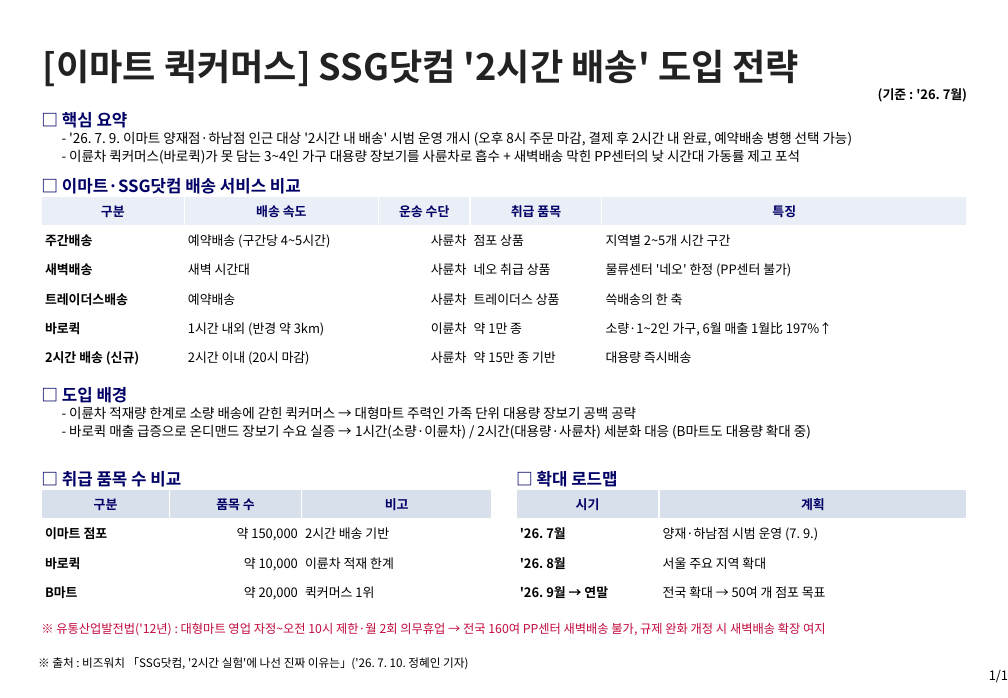
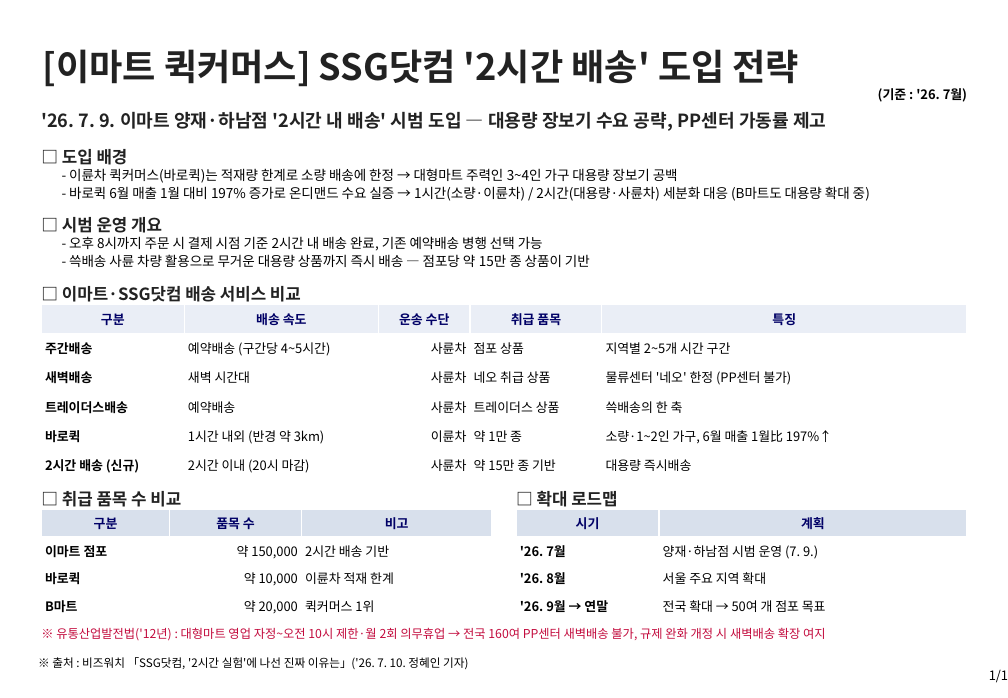
Before and after one commit to avoseed/web1, a slide deck: slide 1 of reports/ssg-quickcommerce-onepager.pptx. Drawn at 1008x698 pixels with LibreOffice and Linux fonts; fonts in the diff are those of the drawing. Boxes give left, top, right and bottom in pixels: in the first picture for what was removed or moved away, otherwise in the second. Text is boxed around its words. In the diff, an @@ line names an element or a change of style, - is before the commit and + after.

```diff
--- a/reports/ssg-quickcommerce-onepager.pptx
+++ b/reports/ssg-quickcommerce-onepager.pptx
@@ text at [41, 111, 826, 131]: text changed; size 13 to 14 pt; text colour #000066 to #222222 @@
-□ 핵심 요약
+'26. 7. 9. 이마트 양재·하남점 '2시간 내 배송' 시범 도입 — 대용량 장보기 수요 공략, PP센터 가동률 제고
@@ text colour #000066 to #222222 in 4 elements at [537, 490, 617, 507], [62, 491, 181, 507], [62, 286, 301, 302], [62, 149, 128, 165] @@
@@ text "□ 도입 배경": place and size @@
-text "□ 도입 배경" at [62, 387, 128, 403]
+text "□ 도입 배경" at [62, 149, 128, 165]
@@ text at [69, 168, 678, 183]: text changed @@
-- 이륜차 퀵커머스(바로퀵)가 못 담는 3~4인 가구 대용량 장보기를 사륜차로 흡수 + 새벽배송 막힌 PP센터의 낮 시간대 가동률 제고 포석
+- 이륜차 퀵커머스(바로퀵)는 적재량 한계로 소량 배송에 한정 → 대형마트 주력인 3~4인 가구 대용량 장보기 공백
@@ text at [69, 186, 870, 201]: text changed @@
-- 바로퀵 매출 급증으로 온디맨드 장보기 수요 실증 → 1시간(소량·이륜차) / 2시간(대용량·사륜차) 세분화 대응 (B마트도 대용량 확대 중)
+- 바로퀵 6월 매출 1월 대비 197% 증가로 온디맨드 수요 실증 → 1시간(소량·이륜차) / 2시간(대용량·사륜차) 세분화 대응 (B마트도 대용량 확대 중)
@@ text added at [62, 217, 162, 233], 13 pt, text #222222, bold @@
+□ 시범 운영 개요
@@ text at [69, 236, 543, 251]: text changed @@
-- '26. 7. 9. 이마트 양재점·하남점 인근 대상 '2시간 내 배송' 시범 운영 개시 (오후 8시 주문 마감, 결제 후 2시간 내 완료, 예약배송 병행 선택 가능)
+- 오후 8시까지 주문 시 결제 시점 기준 2시간 내 배송 완료, 기존 예약배송 병행 선택 가능
@@ text at [69, 254, 590, 267]: text changed @@
-- 이륜차 적재량 한계로 소량 배송에 갇힌 퀵커머스 → 대형마트 주력인 가족 단위 대용량 장보기 공백 공략
+- 쓱배송 사륜 차량 활용으로 무거운 대용량 상품까지 즉시 배송 — 점포당 약 15만 종 상품이 기반
@@ text "□ 이마트·SSG닷컴 배송 서비스 비교": place and size @@
-text "□ 이마트·SSG닷컴 배송 서비스 비교" at [62, 178, 301, 194]
+text "□ 이마트·SSG닷컴 배송 서비스 비교" at [62, 286, 301, 302]
@@ table: place and size @@
-table at [41, 196, 967, 372]
+table at [41, 304, 967, 480]
@@ table: place and size @@
-table at [41, 490, 492, 607]
+table at [41, 509, 492, 619]
@@ text "□ 취급 품목 수 비교": place and size @@
-text "□ 취급 품목 수 비교" at [62, 471, 181, 487]
+text "□ 취급 품목 수 비교" at [62, 491, 181, 507]
@@ table: place and size @@
-table at [517, 490, 968, 607]
+table at [517, 509, 968, 619]
@@ text "□ 확대 로드맵": place and size @@
-text "□ 확대 로드맵" at [537, 470, 617, 487]
+text "□ 확대 로드맵" at [537, 490, 617, 507]
@@ text "※ 유통산업발전법('12년) : 대형마트 영업 ...": place and size @@
-text "※ 유통산업발전법('12년) : 대형마트 영업 ..." at [56, 622, 826, 636]
+text "※ 유통산업발전법('12년) : 대형마트 영업 ..." at [56, 627, 826, 641]
```
Also in this commit, not shown: 1 other file.
